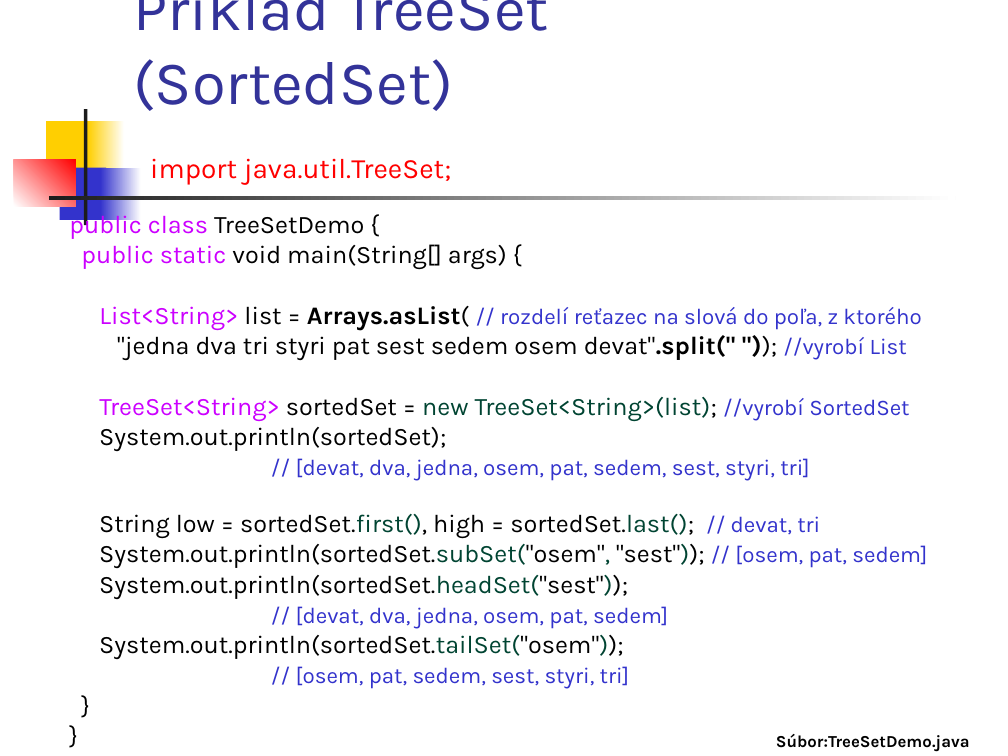
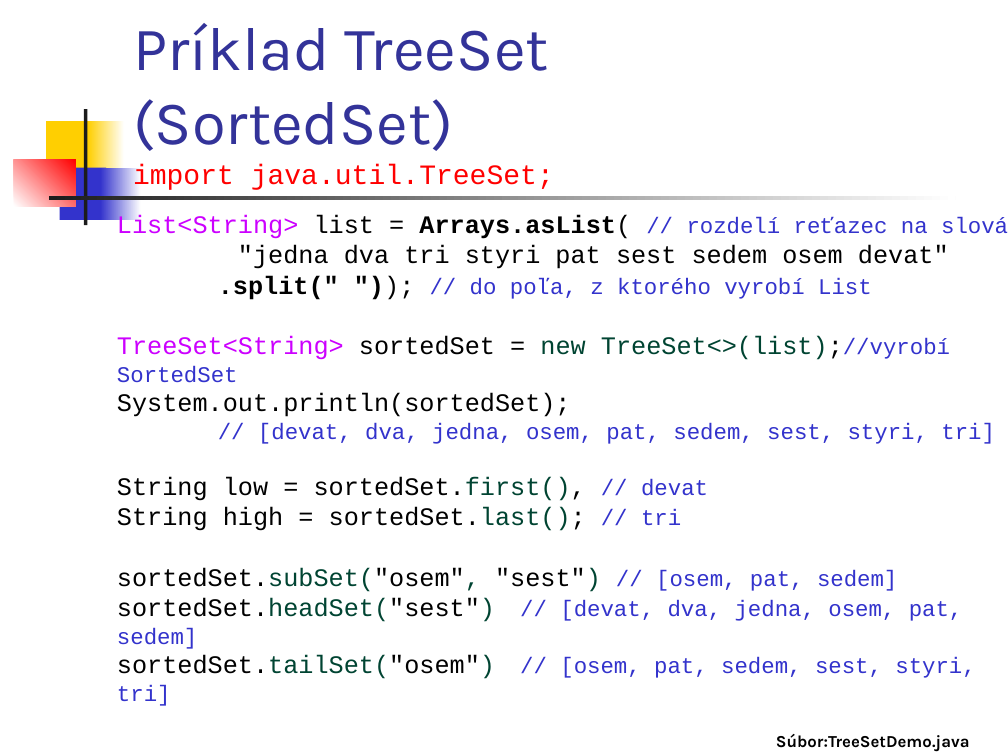
Before and after one commit to Programovanie4/Prednasky, a slide deck: slide 17 of 06/06_java.ppt (slide 13 before the commit). Drawn at 1008x756 pixels with LibreOffice and Linux fonts; fonts in the diff are those of the drawing. Boxes give left, top, right and bottom in pixels: in the first picture for what was removed or moved away, otherwise in the second. Text is boxed around its words. In the diff, an @@ line names an element or a change of style, - is before the commit and + after.

```diff
--- a/06/06_java.ppt
+++ b/06/06_java.ppt
@@ title "Príklad TreeSet (SortedSet) import java.util.TreeSet;" at box(133, 23, 554, 190): font Karla to Courier New in "import java.util.TreeSet;" @@
@@ text "List<String> list = Arrays.asList( // ...": place and size @@
-text "List<String> list = Arrays.asList( // ..." at box(69, 211, 927, 689)
+text "List<String> list = Arrays.asList( // ..." at box(117, 215, 1008, 706)
@@ text at box(117, 215, 1008, 383): text changed; font Karla to Courier New @@
-public class TreeSetDemo {
-public static void main(String[] args) {
-List<String> list = Arrays.asList( // rozdelí reťazec na slová do poľa, z ktorého
-"jedna dva tri styri pat sest sedem osem devat".split(" ")); //vyrobí List
-TreeSet<String> sortedSet = new TreeSet<String>(list); //vyrobí SortedSet
+List<String> list = Arrays.asList( // rozdelí reťazec na slová
+"jedna dva tri styri pat sest sedem osem devat"
+.split(" ")); // do poľa, z ktorého vyrobí List
+TreeSet<String> sortedSet = new TreeSet<>(list);//vyrobí SortedSet
@@ text at box(117, 393, 995, 444): font Karla to Courier New in "System.out.println(sortedSet);", "// [devat, dva, jedna, osem, pat, sedem, ..." @@
@@ text at box(117, 477, 975, 706): text changed; font Karla to Courier New @@
-String low = sortedSet.first(), high = sortedSet.last(); // devat, tri
-System.out.println(sortedSet.subSet("osem", "sest")); // [osem, pat, sedem]
-System.out.println(sortedSet.headSet("sest"));
-// [devat, dva, jedna, osem, pat, sedem]
-System.out.println(sortedSet.tailSet("osem"));
-// [osem, pat, sedem, sest, styri, tri]
-}
-}
+String low = sortedSet.first(), // devat
+String high = sortedSet.last(); // tri
+sortedSet.subSet("osem", "sest") // [osem, pat, sedem]
+sortedSet.headSet("sest") // [devat, dva, jedna, osem, pat, sedem]
+sortedSet.tailSet("osem") // [osem, pat, sedem, sest, styri, tri]
```
Also in this commit, not shown: 13 other slides changed, 6 slides added, 3 other files.
